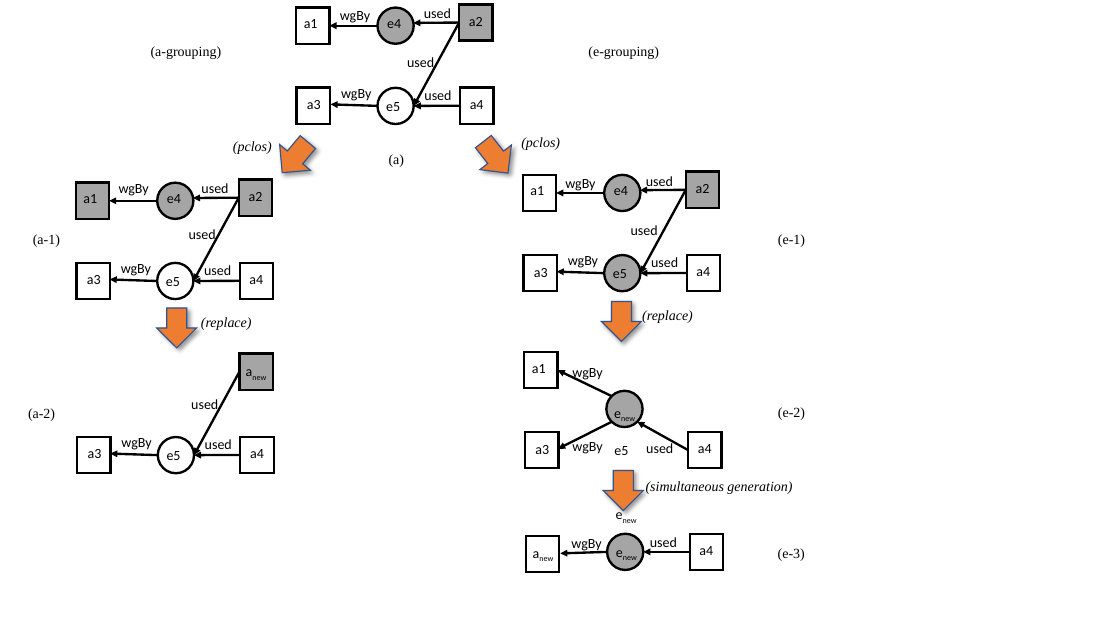
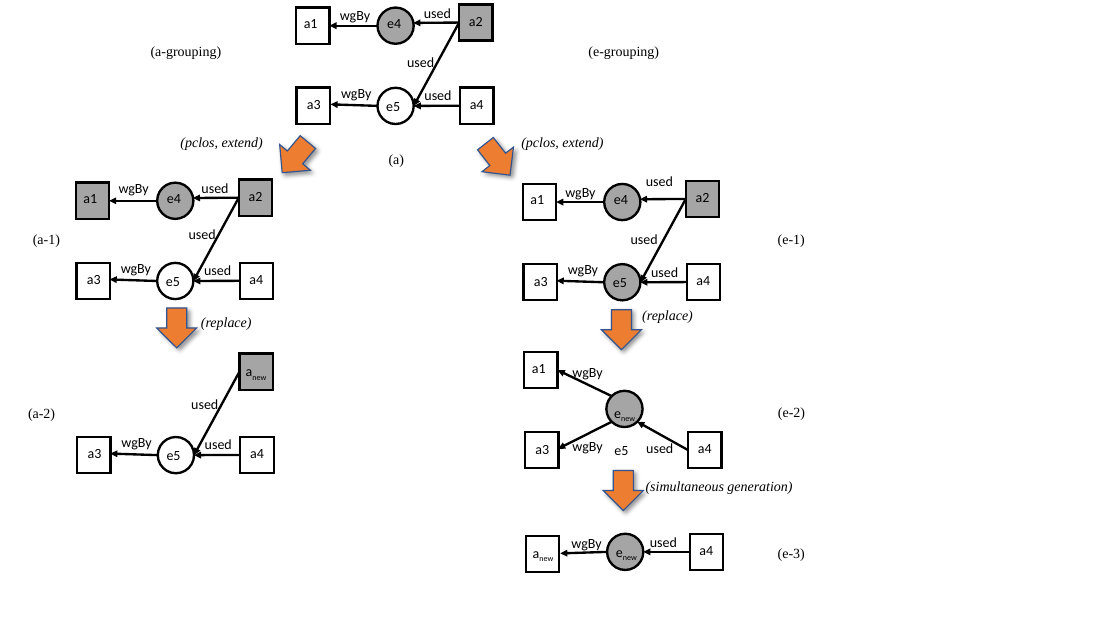
Before and after one commit to PaoloMissier/CEM-DIT, a slide deck: slide 1 of FGCS-2019/reworked-fig9.pptx. Drawn at 1120x630 pixels with LibreOffice and Linux fonts; fonts in the diff are those of the drawing. Boxes give left, top, right and bottom in pixels: in the first picture for what was removed or moved away, otherwise in the second. Text is boxed around its words. In the diff, an @@ line names an element or a change of style, - is before the commit and + after.

```diff
--- a/FGCS-2019/reworked-fig9.pptx
+++ b/FGCS-2019/reworked-fig9.pptx
@@ text at (x1=180, y1=137, x2=263, y2=150): text changed @@
-(pclos)
+(pclos, extend)
@@ text at (x1=521, y1=137, x2=603, y2=150): text changed @@
-(pclos)
+(pclos, extend)
@@ 10 texts, 5 arrows, 4 rectangles, 2 ellipses, 1 right arrow moved together from (x1=523, y1=171, x2=721, y2=342) to (x1=523, y1=181, x2=721, y2=350) @@
@@ text removed at (x1=607, y1=502, x2=648, y2=527) @@
-enew
```
Also in this commit, not shown: 9 other files.
